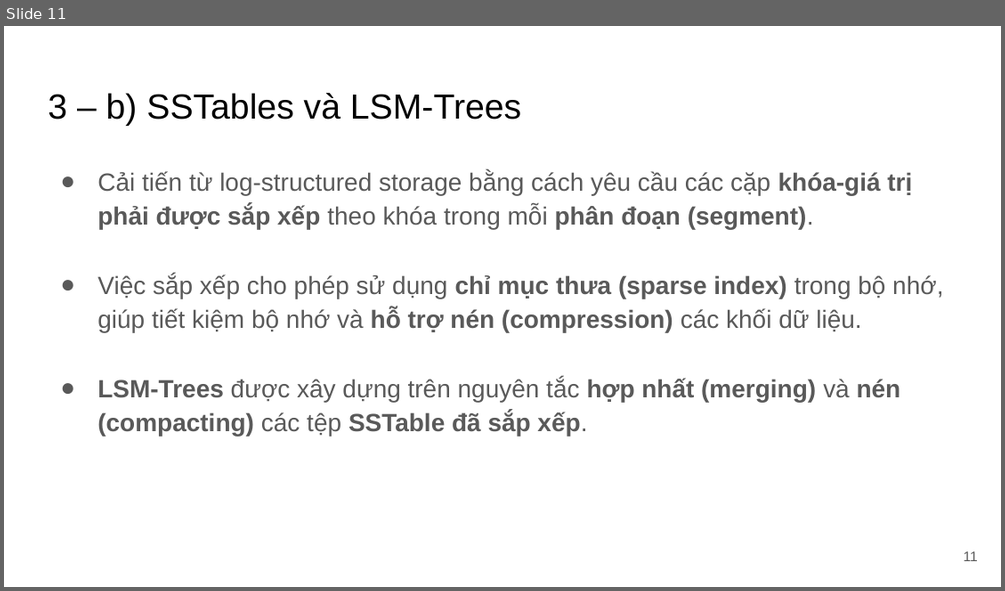
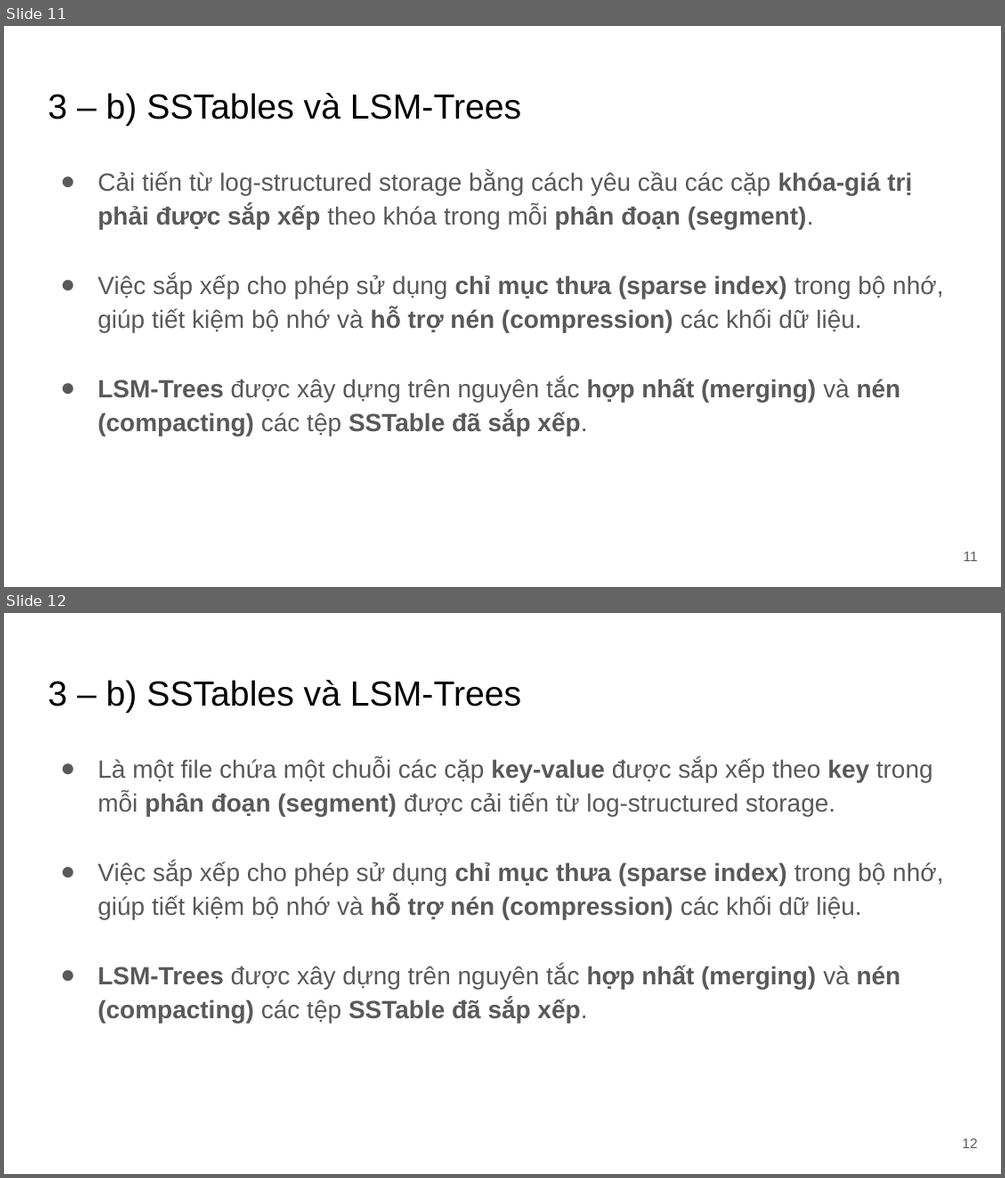
Before and after one commit to TrinhHuuTho/Big_Data, a slide deck: Presentation/Slide.pptx. Shown one above the other, each under a label of ours: slide 11 before the commit, slides 11 and 12 after it. The pictures are 1005x591 and 1005x1178 pixels, drawn with LibreOffice and Linux fonts; fonts in the diff are those of the drawing. Boxes give left, top, right and bottom in pixels: in the first picture for what was removed or moved away, otherwise in the second. Text is boxed around its words. In the diff, an @@ line names an element or a change of style, - is before the commit and + after.

```diff
--- a/Presentation/Slide.pptx
+++ b/Presentation/Slide.pptx
@@ slide 12 added at (x1=4, y1=613, x2=1001, y2=1174), background #FFFFFF @@
@@ title added at (x1=48, y1=680, x2=521, y2=713), 25.2 pt, text #000000 @@
+3 – b) SSTables và LSM-Trees
@@ text added at (x1=97, y1=758, x2=943, y2=1022), 18 pt, text #595959 @@
+● Là một file chứa một chuỗi các cặp key-value được sắp xếp theo key trong mỗi phân đoạn (segment) được cải tiến từ log-structured storage.
+● Việc sắp xếp cho phép sử dụng chỉ mục thưa (sparse index) trong bộ nhớ, giúp tiết kiệm bộ nhớ và hỗ trợ nén (compression) các khối dữ liệu.
+● LSM-Trees được xây dựng trên nguyên tắc hợp nhất (merging) và nén (compacting) các tệp SSTable đã sắp xếp.
@@ page number added at (x1=962, y1=1138, x2=977, y2=1148), 10 pt, text #595959 @@
+12
```
Also in this commit, not shown: 4 other slides added, 26 other files.
